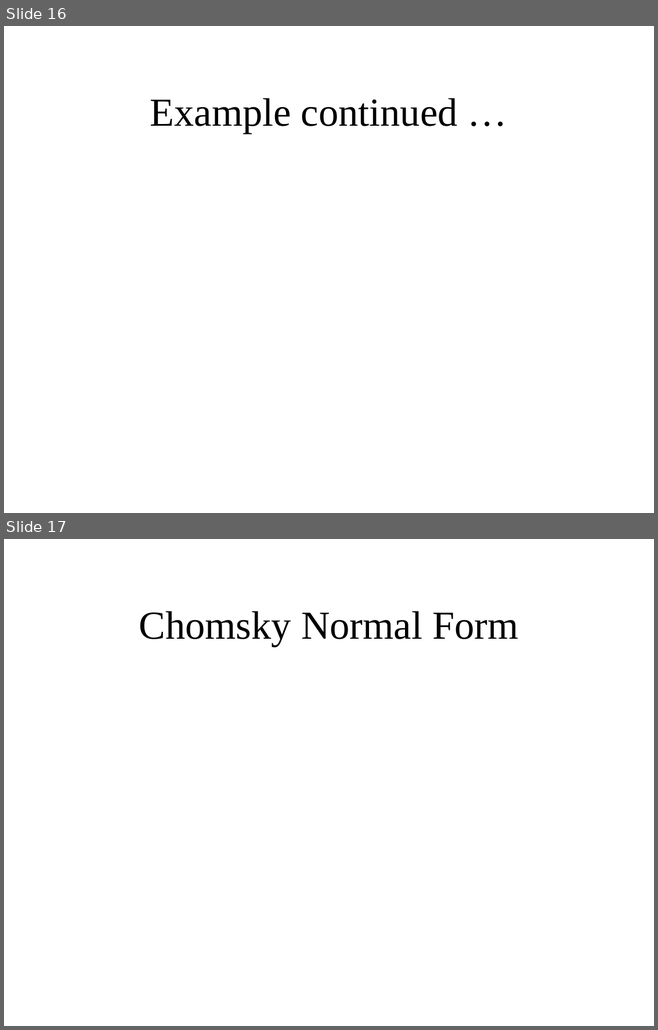
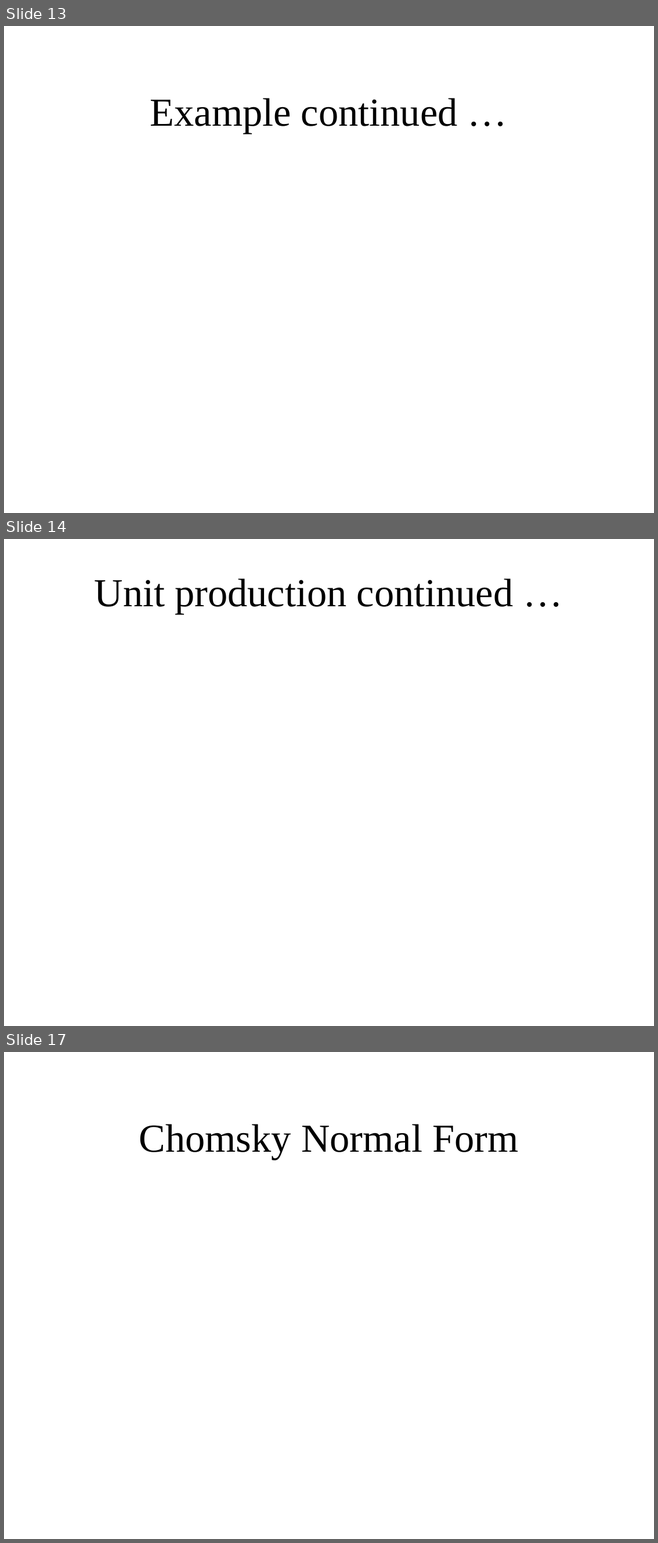
Before and after one commit to bamboat3/toa, a slide deck: Lesson 35.pptx. Shown one above the other, each under a label of ours: slides 16 and 17 before the commit, slides 13, 14 and 17 after it; the slides between them are not shown. The pictures are 658x1030 and 658x1543 pixels, drawn with LibreOffice and Linux fonts; fonts in the diff are those of the drawing; grey boxes stand for pictures. Boxes give left, top, right and bottom in pixels: in the first picture for what was removed or moved away, otherwise in the second. Text is boxed around its words. In the diff, an @@ line names an element or a change of style, - is before the commit and + after.

```diff
--- a/Lesson 35.pptx
+++ b/Lesson 35.pptx
@@ slide 14 added at (x1=4, y1=539, x2=654, y2=1026), background #FFFFFF @@
@@ title added at (x1=94, y1=578, x2=513, y2=614), 44 pt, text #000000 @@
+Unit production continued …
@@ what was slide 16 is now slide 13 @@
```
Also in this commit, not shown: 2 other slides added, 3 slides removed.
